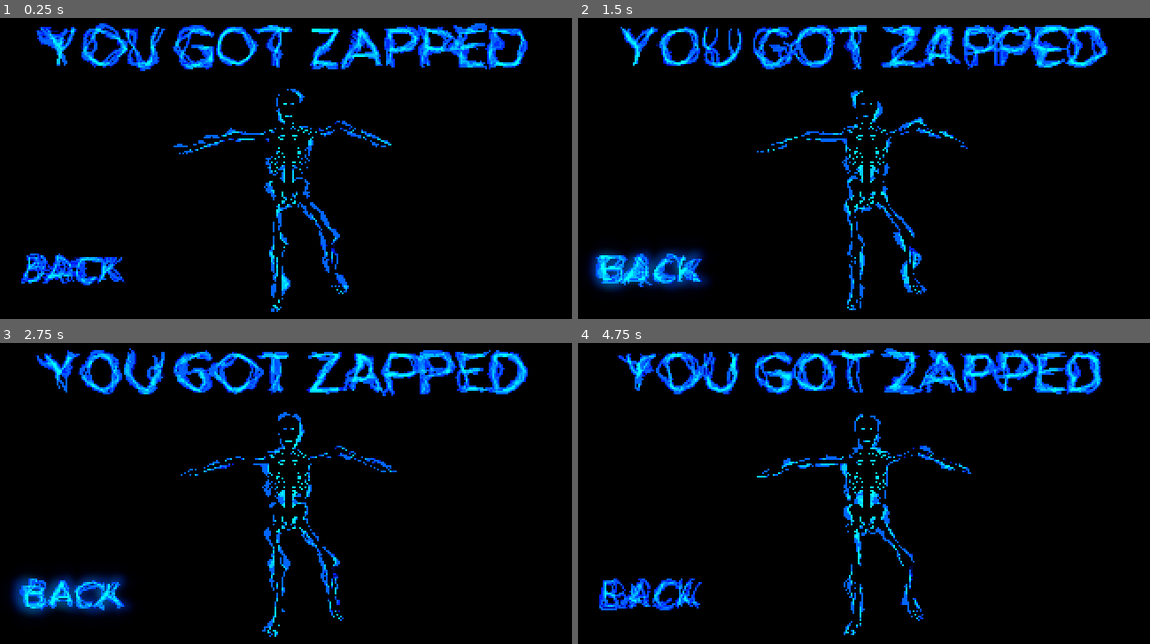
Above: before the commit, frames 1-4 (two rows, left to right).
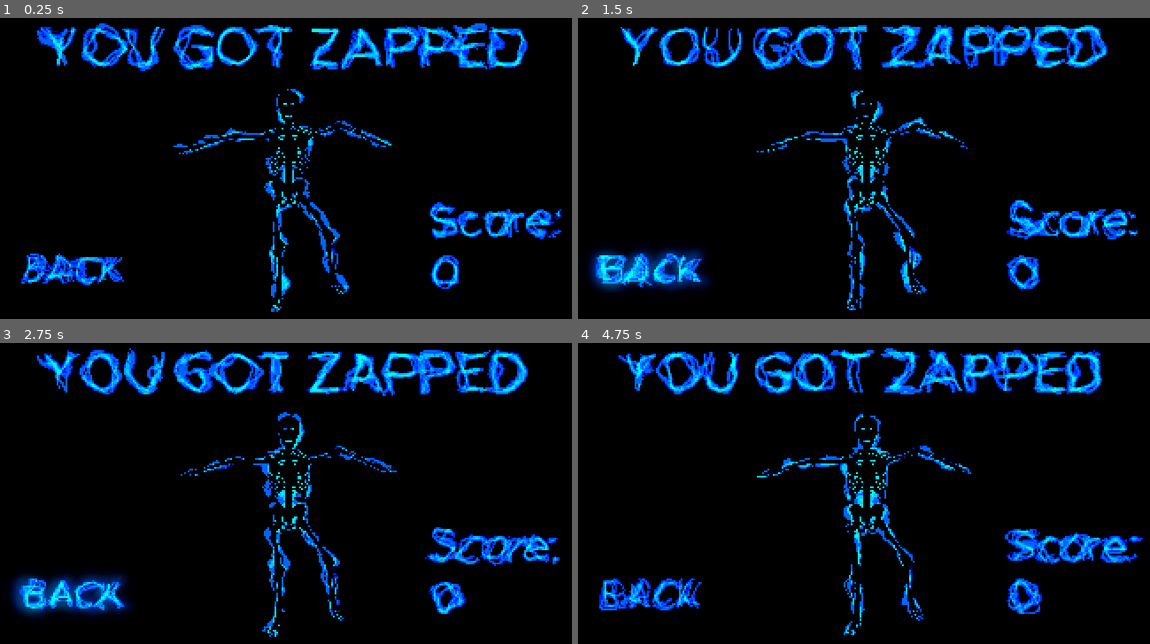
Above: after the commit, the same moments.

Repository: leogeier/faraday-uncaged
Game: Godot game, scene res://scenes/death_screen/death_screen.tscn
Two runs of this game, one before a commit and one after it. Both use one fixed random seed, a clock stepped at 60 frames per second and the inputs below. This scene is started directly instead of the project's main scene.
Inputs (mouse positions are in pixels of both pictures, inside the frame that each line leads up to):
- Up to frame 1 (0.25 s): no input
- Up to frame 2 (1.5 s): click (652, 270) at 0.5 s; click (652, 270) at 1.25 s
- Up to frame 3 (2.75 s): click (74, 595) at 2 s
- Up to frame 4 (4.75 s): move the mouse to (1024, 472) at 2.77 s; click (1024, 472) at 2.92 s; drag from (726, 508) to (829, 559) at 3.52 s; move the mouse to (938, 412) at 4.27 s; click (938, 412) at 4.42 s

The runs differ from the first frame. In frame 1, 1.6% of the frame differs, in the area x 75-99%, y 61-90%; in frame 2, 1.8%; in frame 3, 1.8%; in frame 4, 2.0%, in the area x 74-99%, y 61-90%.

Commit message:
death screen score

Diff:
--- a/game/scenes/death_screen/death_screen.gd
+++ b/game/scenes/death_screen/death_screen.gd
@@ -9,7 +9,7 @@
 
 # Called when the node enters the scene tree for the first time.
 func _ready():
-	pass # Replace with function body.
+	$LightningViewport/ScoreLabel.text = "Score:\n%d" % Score.score
 
 
 # Called every frame. 'delta' is the elapsed time since the previous frame.
--- a/game/scenes/death_screen/death_screen.tscn
+++ b/game/scenes/death_screen/death_screen.tscn
@@ -202,6 +202,10 @@
 size = 20
 font_data = ExtResource( 5 )
 
+[sub_resource type="DynamicFont" id=11]
+size = 25
+font_data = ExtResource( 5 )
+
 [node name="DeathScreen" type="Node2D"]
 script = ExtResource( 1 )
 
@@ -253,6 +257,15 @@
 custom_fonts/font = SubResource( 5 )
 text = "BACK"
 
+[node name="ScoreLabel" type="Label" parent="LightningViewport"]
+margin_left = 280.0
+margin_top = 120.0
+margin_right = 359.0
+margin_bottom = 175.0
+custom_fonts/font = SubResource( 11 )
+text = "Score:
+100"
+
 [node name="Skeleton2" type="Sprite" parent="."]
 modulate = Color( 0, 0, 0, 1 )
 position = Vector2( 200, 120 )
Not shown: 1 places in game/scenes/death_screen/death_screen.tscn that only renumber resources
